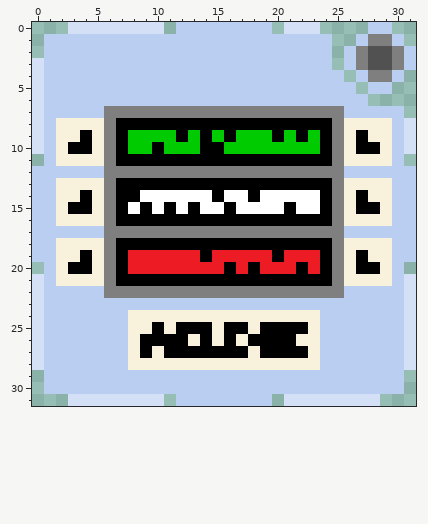
A pixel-art sprite gets an edit: Icons/Not Murder.png. The picture above was drawn from the file before the commit.
The file is 32x32 pixels. Colours within 5 levels of each other are drawn and written as one.
Now the later version:
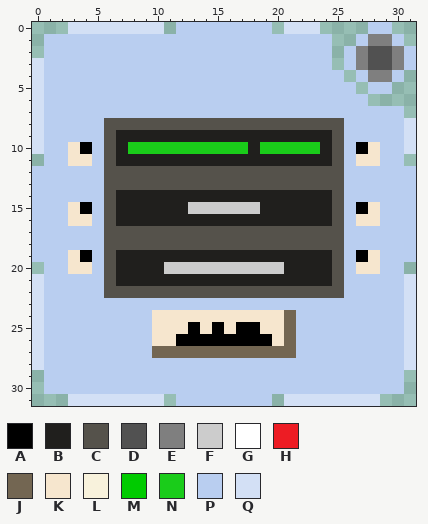
Palette (. is transparent): A #000000  B #201f1d  C #55524b  D #515151  E #7f7f7f  F #cccccc  G #ffffff  H #ed1c24  J #736652  K #f6e6ce  L #f8f2dc  M #00cb00  N #1acc1a  P #b9cef0  Q #d3e0f5
Changes in this commit:
The author changed colour L to colour A in row 25 at x 15 and 18; in row 26 at x 13, 15 and 17.
The author changed colour A to colour B in row 9 at x 7, 12, 14, 16, 20, 22 and 24; in row 10 at x 7 and 24; in row 11 at x 7 to 24; in row 14 at x 7 to 8, 15, 18 and 24; in row 15 at x 7, 9, 11, 21 and 24; in row 16 at x 7 to 24.
The author changed colour A to colour B in row 19 at x 7, 14, 20 and 24; in row 20 at x 7, 22 and 24; in row 21 at x 7 to 24.
The author changed colour G to colour B in row 14 at x 9 to 14, 16 to 17 and 19 to 23; in row 15 at x 8, 10, 12, 19 to 20 and 22 to 23.
The author changed colour H to colour B in row 19 at x 8 to 13, 15 to 19 and 21 to 23; in row 20 at x 8 to 10, 21 and 23.
The author changed colour M to colour B in row 9 at x 8 to 11, 13, 15, 17 to 19, 21 and 23; in row 10 at x 18.
The author changed colour A to colour C in row 8 at x 7 to 24; in row 13 at x 7 to 24; in row 18 at x 7 to 24.
The author changed colour E to colour C in rows 8 to 11 at x 6 and 25; in row 12 at x 6 to 25; in rows 13 to 16 at x 6 and 25; in row 17 at x 6 to 25; in rows 18 to 21 at x 6 and 25; in row 22 at x 6 to 25.
The author changed colour A to colour F in row 15 at x 13 and 16; in row 20 at x 16 and 18.
The author changed colour G to colour F in row 15 at x 14 to 15 and 17 to 18.
The author changed colour H to colour F in row 20 at x 11 to 15, 17 and 19 to 20.
The author changed colour A to colour J in rows 25 to 26 at x 21; in row 27 at x 11 to 17 and 19 to 21.
The author changed colour L to colour J in row 24 at x 21; in row 27 at x 10 and 18.
The author changed colour A to colour K in row 10 at x 3 and 28; in row 15 at x 3 and 28; in row 20 at x 3 to 4 and 27 to 28; in row 25 at x 10, 12, 14, 16 and 19 to 20; in row 26 at x 10 to 11 and 20.
The author changed colour L to colour K in row 11 at x 3 to 4 and 27 to 28; in row 16 at x 3 to 4 and 27 to 28; in row 19 at x 3 and 28; in row 24 at x 10 to 20; in row 25 at x 11.
The author changed colour A to colour N in row 10 at x 10 and 14 to 15.
The author changed colour M to colour N in row 10 at x 8 to 9, 11 to 13, 16 to 17 and 19 to 23.
The author changed colour A to colour P in row 9 at x 4 and 27; in row 14 at x 4 and 27; in row 25 at x 22; in row 26 at x 9; in row 27 at x 9 and 22.
The author changed colour E to colour P in row 7 at x 6 to 25.
The author changed colour L to colour P in row 8 at x 2 to 5 and 26 to 29; in row 9 at x 2 to 3, 5, 26 and 28 to 29; in rows 10 to 11 at x 2, 5, 26 and 29; in row 13 at x 2 to 5 and 26 to 29; in row 14 at x 2 to 3, 5, 26 and 28 to 29; in rows 15 to 16 at x 2, 5, 26 and 29.
The author changed colour L to colour P in row 18 at x 2 to 5 and 26 to 29; in rows 19 to 20 at x 2, 5, 26 and 29; in row 21 at x 2 to 5 and 26 to 29; in row 24 at x 8 to 9 and 22 to 23; in row 25 at x 8 to 9 and 23; in row 26 at x 8 and 22 to 23.
The author changed colour L to colour P in row 27 at x 8 and 23; in row 28 at x 8 to 23.
Pixel boxes of the changes (left, top, right, bottom) in both pictures:
changed: (56, 106, 392, 370)
